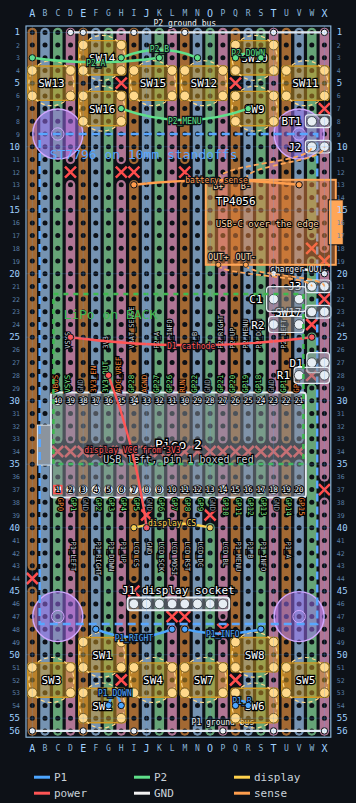
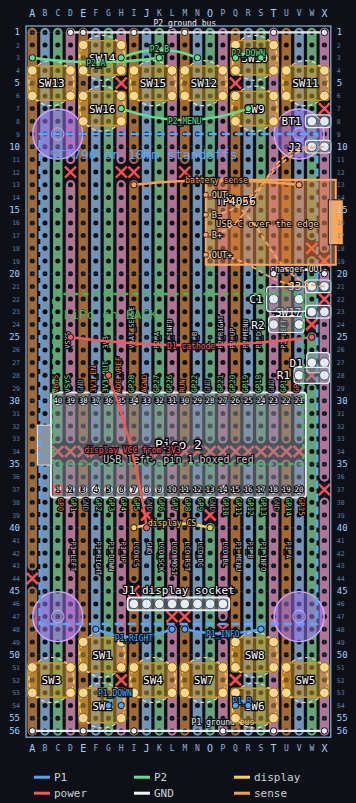
Two versions of the same layered image (356px x 803px). Layer-by-layer changes:
painted on "charger module" over [202, 145, 326, 288]
